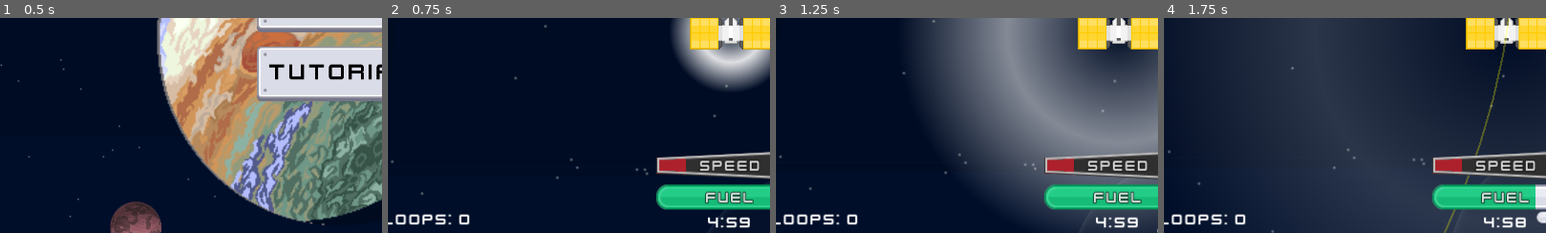
Above: before the commit, frames 1-4 (left to right).
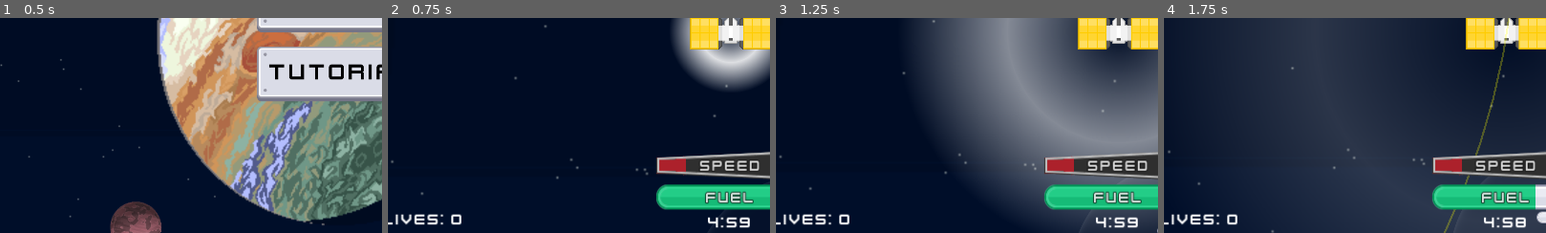
Above: after the commit, the same moments.

Repository: ThreeChooseOne/loopiter
Game: Godot game, scene res://root_scene.tscn
Same seed, same stepped clock (60 frames per second), same inputs: the game is played once before the commit and once after it.
Inputs:
- Up to frame 1 (0.5 s): no input
- Up to frame 2 (0.75 s): click "Start" at 0.5 s
- Up to frame 3 (1.25 s): no input
- Up to frame 4 (1.75 s): tap Enter at 1.25 s; hold D from 1.28 s (still down); tap I at 1.35 s
The pictures show only the part of the screen within x 5-55%, y 47-97%; the shares and areas given below are measured in that part.

Frame 1 is identical in both runs. In frame 2, 0.7% of the frame differs, in the area x 2-22%, y 91-97%; in frame 3, 0.7%; in frame 4, 0.7%.

Commit message:
Arjun add loop counter and loop health (#48)
* basic loop counter display and health system

* change loop to lives

* fix health and crash interaction

* fix crash signals a bit

Diff:
--- a/core/orbiting_body.gd
+++ b/core/orbiting_body.gd
@@ -7,6 +7,7 @@
 signal research_area_exited(body)
 signal research_completed(moon: OrbitingBody)
 signal player_crashed
+signal player_crash_mode_reset
 
 @export var speed: int = 100
 @export var MAX_SPEED: int = 300
@@ -155,16 +156,27 @@
 
 	# Check if it's another OrbitingBody
 	var other_orbiting_body = area.get_parent()
+	if is_the_player_body(other_orbiting_body):
+		print("Player crashed into moon!")
+		research_timer.paused = true
+		other_orbiting_body.explode()
+	else:
+		handle_satellite_moon_collision(other_orbiting_body)
+
+func _on_area_exited(area):
+	print("Moon stopped colliding with area: ", area.name)
+	var other_orbiting_body = area.get_parent()
+	if is_the_player_body(other_orbiting_body):
+		print("Player uncrashed into moon!")
+		research_timer.paused = false
+		player_crash_mode_reset.emit()
+
+func is_the_player_body(other_orbiting_body: OrbitingBody) -> bool:
 	if other_orbiting_body is OrbitingBody:
 		# Check if it's the player crashing into thisi moon
 		if other_orbiting_body.name == "Player":
-			print("Player crashed into moon!")
-			other_orbiting_body.explode()
-		else:
-			handle_satellite_moon_collision(other_orbiting_body)
-
-func _on_area_exited(area):
-	print("Planet stopped colliding with area: ", area.name)
+			return true
+	return false
 
 func explode():
 	%PlayerSprite.visible = false
@@ -266,7 +278,10 @@
 		var research_max_radius = planet_radius * research_range_multiplier
 		var ratio = research_timer.time_left / RESEARCH_INTERVAL
 		var radius = lerp(planet_radius, research_max_radius, ratio)
-		draw_circle(Vector2.ZERO, radius, Color.GHOST_WHITE, false, 1.0)
+		if research_timer.paused:
+			draw_circle(Vector2.ZERO, radius, Color.DARK_RED, false, 1.0)
+		else:
+			draw_circle(Vector2.ZERO, radius, Color.GHOST_WHITE, false, 1.0)
 
 # Helper methods for external access
 func get_collision_area() -> Area2D:
--- a/main.gd
+++ b/main.gd
@@ -90,7 +90,8 @@
 		player.set_collision_layer(1)  # Player layer
 		player.set_collision_mask(2 + 4)   # Can collide with moon layer (2) and research layer (4)
 		player.body_collided.connect(_on_player_collision)
-		player.player_crashed.connect(setup_end_game_view.bind(false))
+		player.player_crashed.connect(handle_player_crash.bind(true))
+		#player.player_crash_mode_reset.connect(handle_player_crash.bind(false))
 
 	change_player_speed.connect(player.request_speed_change)
 
@@ -244,7 +245,8 @@
 
 	# Connect collision signals
 	moon.body_collided.connect(_on_moon_collision)
-	moon.player_crashed.connect(setup_end_game_view.bind(false))
+	#moon.player_crashed.connect(handle_player_crash.bind(true))
+	moon.player_crash_mode_reset.connect(handle_player_crash.bind(false))
 
 	moon.research_area_entered.connect(_on_moon_research_entered)
 	moon.research_area_exited.connect(_on_moon_research_exited)
@@ -252,6 +254,18 @@
 
 	return moon
 
+var curr_player_crash := false
+func handle_player_crash(enter_crash: bool):
+	if curr_player_crash and not enter_crash:
+		# we were crashing now we are leaving collision
+		print('safe')
+	if not curr_player_crash and enter_crash:
+		# we were crashing now we are leaving collision
+		if num_loops_around == 0:
+			setup_end_game_view(false)
+		num_loops_around -= 1
+	# update the crashing state
+	curr_player_crash = enter_crash
 
 # Habitable Moon System
 func _on_moon_research_completed(moon: OrbitingBody):
@@ -357,7 +371,7 @@
 	if curr_progress < last_progress:
 		num_loops_around += 1
 	last_progress = player.progress_ratio
-	%Loops.text = "Loops: %d" % num_loops_around
+	%Loops.text = "Lives: %d" % num_loops_around
 
 
 	# Example Code:
Not shown: 1 places in main.tscn that only renumber resources
